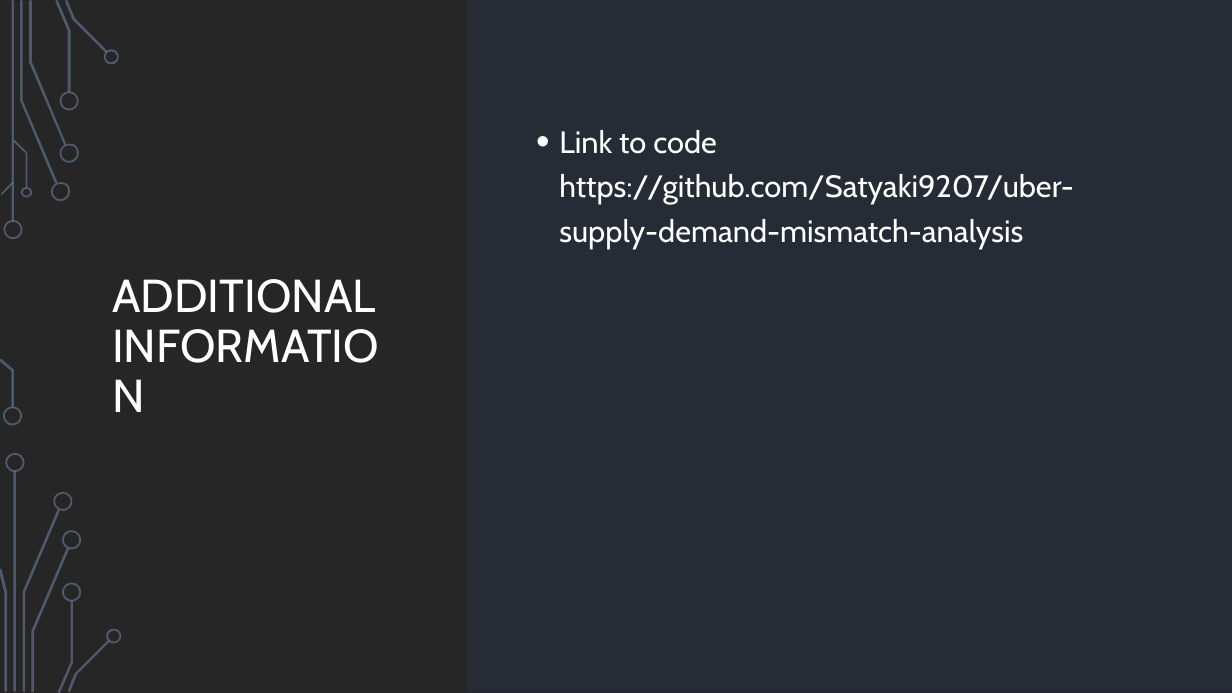
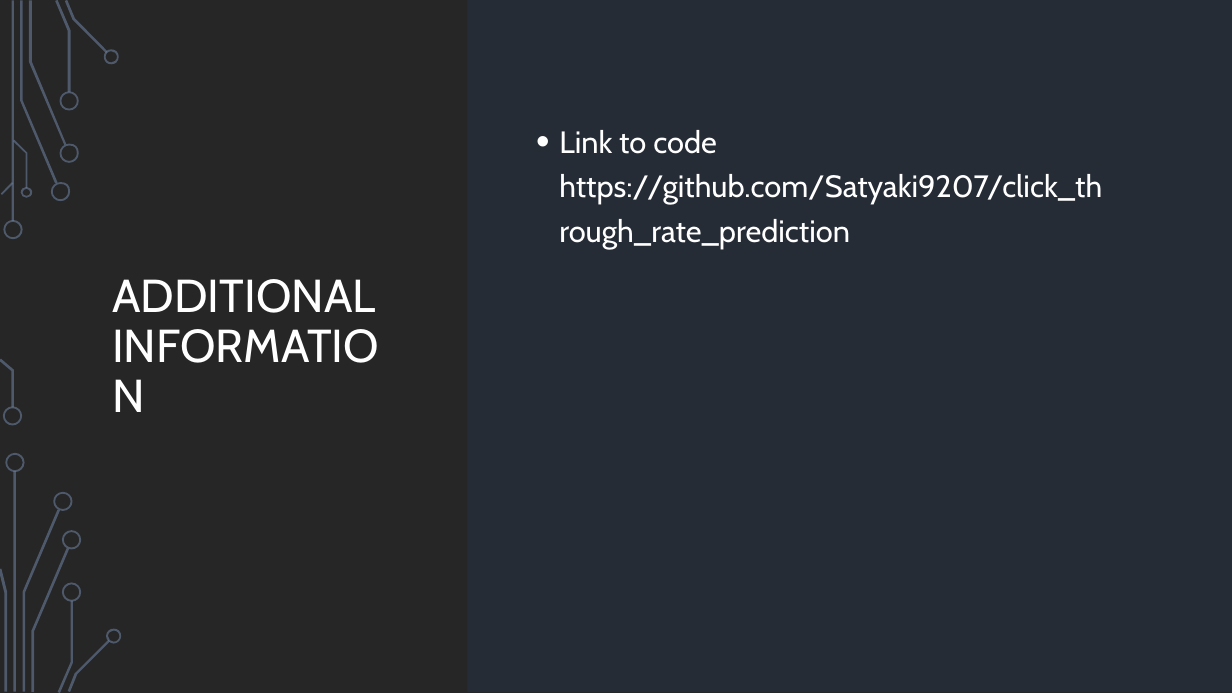
Before and after one commit to Satyaki9207/click_through_rate_prediction, a slide deck: slide 3 of CTR_prediction.pptx. Drawn at 1232x693 pixels with LibreOffice and Linux fonts; fonts in the diff are those of the drawing; background and template pictures are left out. Boxes give left, top, right and bottom in pixels: in the first picture for what was removed or moved away, otherwise in the second. Text is boxed around its words. In the diff, an @@ line names an element or a change of style, - is before the commit and + after.

```diff
--- a/CTR_prediction.pptx
+++ b/CTR_prediction.pptx
@@ text at (x1=559, y1=130, x2=1102, y2=248): text changed @@
-• Link to code https://github.com/Satyaki9207/uber-supply-demand-mismatch-analysis
+• Link to code https://github.com/Satyaki9207/click_through_rate_prediction
```
Also in this commit, not shown: 1 other slide changed.
